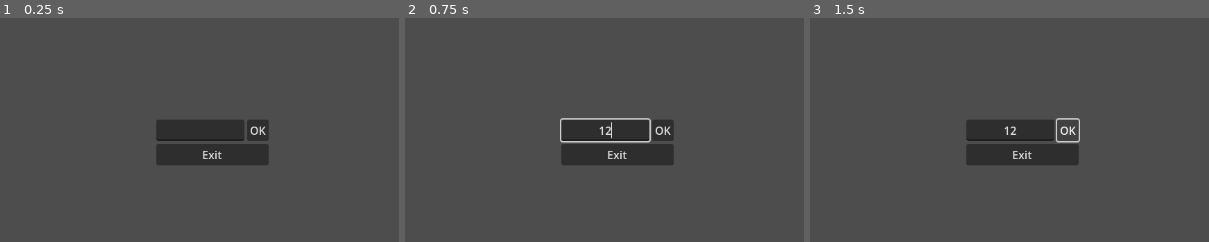
Above: before the commit, frames 1-3 (left to right).
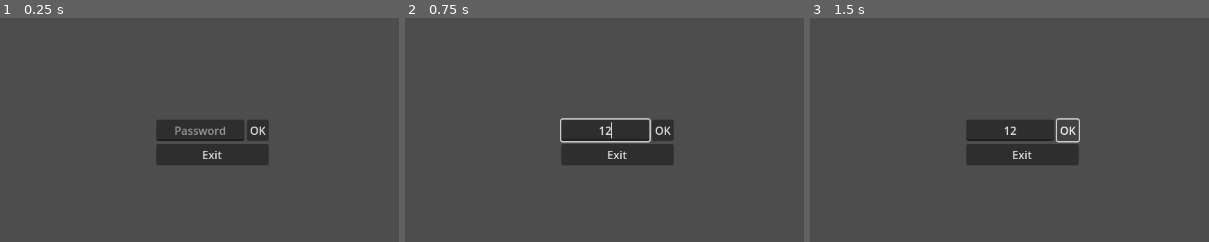
Above: after the commit, the same moments.

Repository: DrOtter3000/spyguy
Game: Godot game, scene res://environment/safe/safe_input.tscn
Same seed, same stepped clock (60 frames per second), same inputs: the game is played once before the commit and once after it. This scene is started directly instead of the project's main scene.
Inputs (mouse positions are % of the whole screen's width and height, from its top left):
- Up to frame 1 (0.25 s): no input
- Up to frame 2 (0.75 s): click (48, 47) at 0.52 s; type "12" at 0.6 s
- Up to frame 3 (1.5 s): click "OK" at 1.25 s
The pictures show only the part of the screen within x 23-73%, y 22-72%; the shares and areas given below are measured in that part.

The runs differ from the first frame. In frame 1, 0.2% of the frame differs, in the area x 43-57%, y 48-53%; in frame 2, nothing differs; in frame 3, nothing differs.

Commit message:
add intelligence

Diff:
--- a/environment/safe/safe.gd
+++ b/environment/safe/safe.gd
@@ -1,10 +1,18 @@
 extends Area3D
 
 
+@onready var collision_shape_3d: CollisionShape3D = $CollisionShape3D
 @export var safe_input_scene: PackedScene
-var interactor_text := "(LMB)"
+var interactor_text := "Enter Code(LMB)"
+var closed := true
 
 
 func interact():
 	var safe_scene = safe_input_scene.instantiate()
 	add_child(safe_scene)
+
+
+func open():
+	if closed:
+		collision_shape_3d.disabled = true
+		$MeshInstance3D.visible = false
--- a/environment/safe/safe.tscn
+++ b/environment/safe/safe.tscn
@@ -1,7 +1,8 @@
-[gd_scene load_steps=6 format=3 uid="uid://0s0rl7p2jirl"]
+[gd_scene load_steps=7 format=3 uid="uid://0s0rl7p2jirl"]
 
 [ext_resource type="Script" uid="uid://vdfxklnygp4p" path="res://environment/safe/safe.gd" id="1_spv7t"]
 [ext_resource type="PackedScene" uid="uid://fope6jqcc3to" path="res://environment/safe/safe_input.tscn" id="2_plxli"]
+[ext_resource type="PackedScene" uid="uid://c55w272btt5n6" path="res://intelligence/intelligence.tscn" id="3_i2fvd"]
 
 [sub_resource type="BoxShape3D" id="BoxShape3D_spv7t"]
 
@@ -21,3 +22,5 @@
 [node name="MeshInstance3D" type="MeshInstance3D" parent="."]
 transform = Transform3D(1, 0, 0, 0, 1, 0, 0, 0, 1, 0, 0.5, 0)
 mesh = SubResource("BoxMesh_plxli")
+
+[node name="Intelligence" parent="." instance=ExtResource("3_i2fvd")]
--- a/environment/safe/safe_input.gd
+++ b/environment/safe/safe_input.gd
@@ -20,7 +20,7 @@
 	var code_entered = line_edit.text
 	var correct_code = str(Gamestate.code)
 	if code_entered == correct_code:
-		# TODO: Open safe
+		get_parent().open()
 		leave()
 	else:
 		# TODO: Add reaction
--- a/environment/safe/safe_input.tscn
+++ b/environment/safe/safe_input.tscn
@@ -25,6 +25,7 @@
 [node name="LineEdit" type="LineEdit" parent="VBoxContainer/HBoxContainer"]
 layout_mode = 2
 size_flags_horizontal = 3
+placeholder_text = "Password"
 alignment = 1
 max_length = 4
 
--- a/globals/gamestate.gd
+++ b/globals/gamestate.gd
@@ -2,6 +2,7 @@
 
 
 var code: int
+var intelligence_taken := false
 
 
 func _ready() -> void:
--- /dev/null
+++ b/intelligence/intelligence.gd
@@ -0,0 +1,9 @@
+extends Area3D
+
+
+var interactor_text := "Take Intelligence(LMB)"
+
+
+func interact():
+	Gamestate.intelligence_taken = true
+	queue_free()
--- /dev/null
+++ b/intelligence/intelligence.tscn
@@ -0,0 +1,20 @@
+[gd_scene load_steps=4 format=3 uid="uid://c55w272btt5n6"]
+
+[ext_resource type="Script" uid="uid://gtjys1a8gfq7" path="res://intelligence/intelligence.gd" id="1_gutrj"]
+
+[sub_resource type="BoxMesh" id="BoxMesh_vlr3d"]
+size = Vector3(0.5, 0.5, 0.5)
+
+[sub_resource type="BoxShape3D" id="BoxShape3D_ynarw"]
+size = Vector3(0.5, 0.5, 0.5)
+
+[node name="Intelligence" type="Area3D" groups=["Safe"]]
+script = ExtResource("1_gutrj")
+
+[node name="MeshInstance3D" type="MeshInstance3D" parent="."]
+transform = Transform3D(1, 0, 0, 0, 1, 0, 0, 0, 1, 0, 0.25, 0)
+mesh = SubResource("BoxMesh_vlr3d")
+
+[node name="CollisionShape3D" type="CollisionShape3D" parent="."]
+transform = Transform3D(1, 0, 0, 0, 1, 0, 0, 0, 1, 0, 0.25, 0)
+shape = SubResource("BoxShape3D_ynarw")
--- a/levels/level.tscn
+++ b/levels/level.tscn
@@ -1,8 +1,9 @@
-[gd_scene load_steps=15 format=3 uid="uid://bip3fdwabopp3"]
+[gd_scene load_steps=16 format=3 uid="uid://bip3fdwabopp3"]
 
 [ext_resource type="PackedScene" uid="uid://dpwu6btvs517q" path="res://characters/player/player.tscn" id="1_80vhd"]
 [ext_resource type="PackedScene" uid="uid://bk0otc8ino22l" path="res://characters/enemies/enemy.tscn" id="2_hjsbj"]
 [ext_resource type="PackedScene" uid="uid://cmj5eo3u2yfj0" path="res://environment/computer/computer.tscn" id="4_5mrsh"]
+[ext_resource type="PackedScene" uid="uid://c55w272btt5n6" path="res://intelligence/intelligence.tscn" id="5_gjl0y"]
 [ext_resource type="PackedScene" uid="uid://0s0rl7p2jirl" path="res://environment/safe/safe.tscn" id="5_safpt"]
 
 [sub_resource type="ProceduralSkyMaterial" id="ProceduralSkyMaterial_80vhd"]
@@ -1051,3 +1052,6 @@
 
 [node name="Safe" parent="." instance=ExtResource("5_safpt")]
 transform = Transform3D(1, 0, 0, 0, 1, 0, 0, 0, 1, -3, 0, 18)
+
+[node name="Intelligence" parent="." instance=ExtResource("5_gjl0y")]
+transform = Transform3D(1, 0, 0, 0, 1, 0, 0, 0, 1, -1, 0, 18)
Not shown, added: intelligence/intelligence.gd.uid
Not shown, changed: README.md
